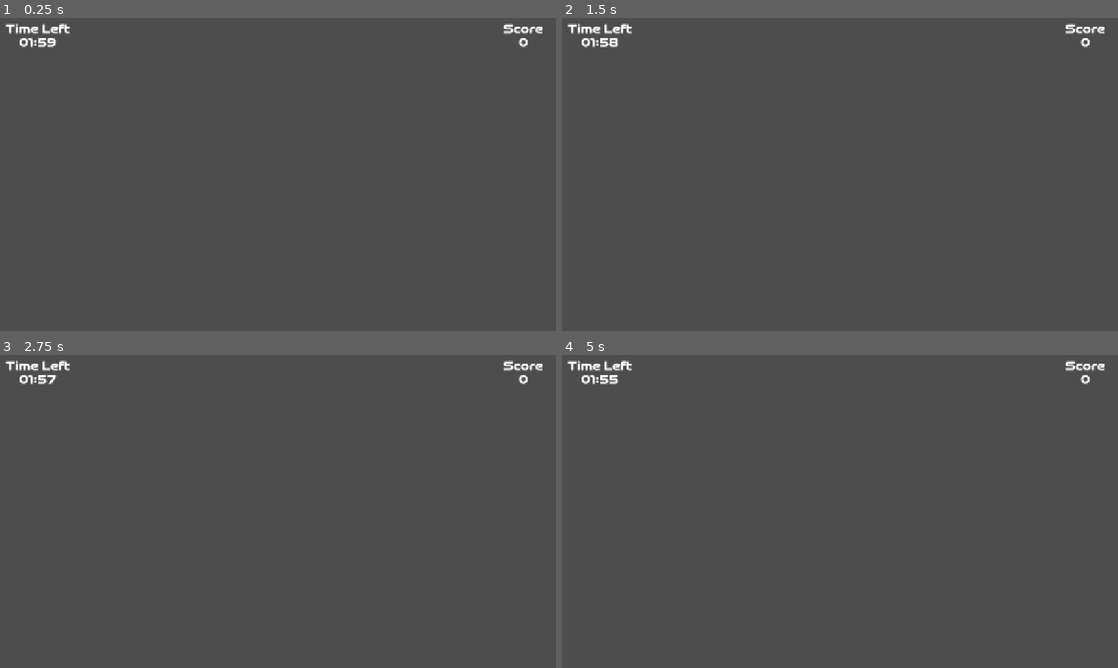
Above: before the commit, frames 1-4 (two rows, left to right).
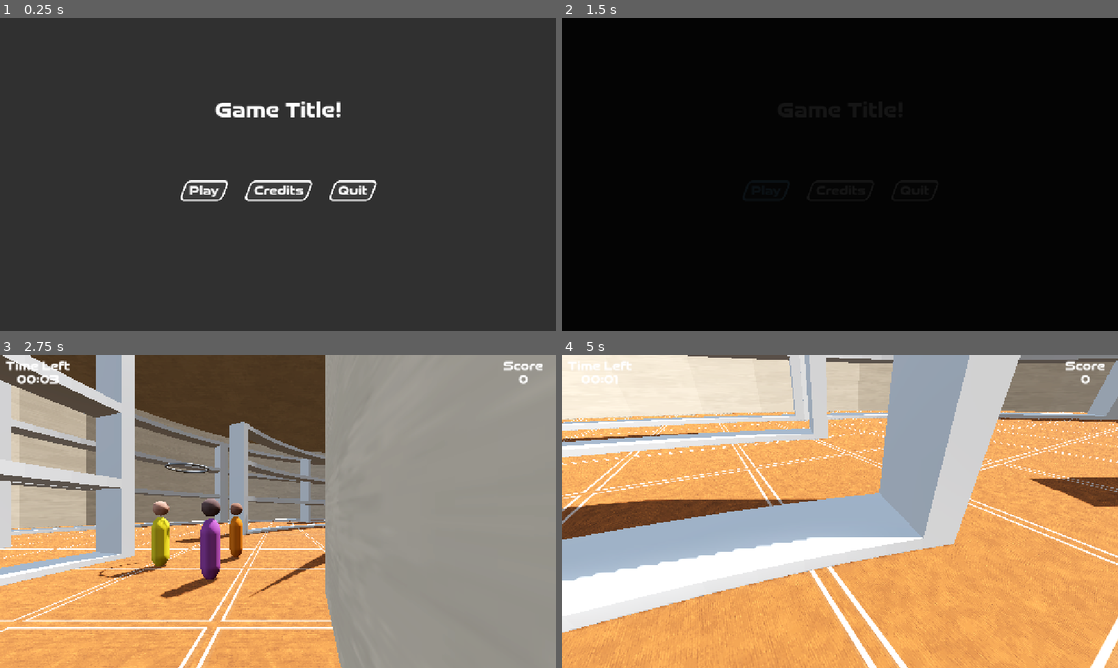
Above: after the commit, the same moments.

Repository: cjpugs/GMTK-Jam-25
Game: Godot game, scene res://scenes/user-interface/main_menu.tscn
Two runs of this game, one before a commit and one after it. Both use one fixed random seed, a clock stepped at 60 frames per second and the inputs below. Before the commit the project starts from res://scenes/user-interface/game_ui.tscn.
Inputs (mouse positions are in pixels of both pictures, inside the frame that each line leads up to):
- Up to frame 1 (0.25 s): no input
- Up to frame 2 (1.5 s): click (840, 190) at 0.5 s, where only the run after the commit has a clickable "Credits"; click (767, 190) at 1.25 s, where only the run after the commit has a clickable "Play"
- Up to frame 3 (2.75 s): move the mouse to (400, 495) at 2.02 s; hold Right (move_right) from 2.03 s (still down); click (400, 495) at 2.1 s
- Up to frame 4 (5 s): move the mouse to (728, 527) at 2.77 s; release Right (move_right) at 2.78 s; hold Down (move_back) 2.78-3.53 s; click (728, 527) at 2.85 s; tap Enter at 3.5 s; move the mouse to (895, 442) at 3.52 s; hold Right (move_right) 3.53-4.28 s; click (895, 442) at 3.6 s; move the mouse to (812, 574) at 4.27 s; hold Up (move_forward) from 4.28 s (still down); click (812, 574) at 4.35 s

The runs differ from the first frame. In frame 1, 99% of the frame differs, in the area x 0-100%, y 0-100%; in frame 2, 100%; in frame 3, 97%; in frame 4, 99%.

Commit message:
fixed mouse ui stuff and added game ui to test scene

Diff:
--- a/project.godot
+++ b/project.godot
@@ -11,7 +11,7 @@
 [application]
 
 config/name="GMTK-Jam-25"
-run/main_scene="uid://bnmn4sf2cl2s7"
+run/main_scene="uid://bfphjw3bk300o"
 config/features=PackedStringArray("4.4", "Forward Plus")
 config/icon="res://icon.svg"
 
--- a/scenes/levels/test-level.tscn
+++ b/scenes/levels/test-level.tscn
@@ -1,10 +1,11 @@
-[gd_scene load_steps=10 format=3 uid="uid://cs1jpi12r1ya"]
+[gd_scene load_steps=11 format=3 uid="uid://cs1jpi12r1ya"]
 
 [ext_resource type="PackedScene" uid="uid://yo167f7iyygr" path="res://scenes/player/player.tscn" id="1_tny1j"]
 [ext_resource type="Script" uid="uid://y3d2gahq05fi" path="res://scenes/levels/test_level.gd" id="1_xcg81"]
 [ext_resource type="PackedScene" uid="uid://bavk5pw8cq6lh" path="res://scenes/levels/store.tscn" id="2_er0ob"]
 [ext_resource type="PackedScene" uid="uid://b4se3yrsxenvf" path="res://scenes/obstacles/security_guard.tscn" id="4_ck1ti"]
 [ext_resource type="PackedScene" uid="uid://cnmcblse6n4sp" path="res://scenes/obstacles/customer.tscn" id="4_q4av7"]
+[ext_resource type="PackedScene" uid="uid://bnmn4sf2cl2s7" path="res://scenes/user-interface/game_ui.tscn" id="6_npghq"]
 
 [sub_resource type="ProceduralSkyMaterial" id="ProceduralSkyMaterial_tny1j"]
 sky_horizon_color = Color(0.662243, 0.671743, 0.686743, 1)
@@ -55,3 +56,5 @@
 
 [node name="Customer3" parent="." instance=ExtResource("4_q4av7")]
 transform = Transform3D(1, 0, 0, 0, 1, 0, 0, 0, 1, -32.9567, 9.53674e-07, -6.68702)
+
+[node name="GameUI" parent="." instance=ExtResource("6_npghq")]
--- a/scenes/user-interface/credits.gd
+++ b/scenes/user-interface/credits.gd
@@ -1,7 +1,7 @@
 extends Control
 
 func _ready() -> void:
-	pass
+	Input.set_mouse_mode(Input.MOUSE_MODE_VISIBLE)
 
 
 
--- a/scenes/user-interface/game_over.gd
+++ b/scenes/user-interface/game_over.gd
@@ -3,6 +3,7 @@
 func _ready() -> void:
 	$CanvasLayer/GridContainer/ScoreAmount.text = str(Globals.score)
 	$CanvasLayer/GridContainer/ItemsAmount.text = str(Globals.items_grabbed)
+	Input.set_mouse_mode(Input.MOUSE_MODE_VISIBLE)
 
 func _on_play_again_pressed() -> void:
 	TransitionScreen.change_scene("res://scenes/levels/test-level.tscn")
--- a/scenes/user-interface/game_ui.tscn
+++ b/scenes/user-interface/game_ui.tscn
@@ -14,6 +14,7 @@
 anchor_bottom = 1.0
 grow_horizontal = 2
 grow_vertical = 2
+mouse_filter = 2
 script = ExtResource("1_727f8")
 
 [node name="CanvasLayer" type="CanvasLayer" parent="."]
@@ -75,7 +76,7 @@
 horizontal_alignment = 1
 
 [node name="Countdown" type="Timer" parent="."]
-wait_time = 120.0
+wait_time = 5.0
 one_shot = true
 autostart = true
 
--- a/scenes/user-interface/main_menu.gd
+++ b/scenes/user-interface/main_menu.gd
@@ -1,7 +1,7 @@
 extends Control
 
 func _ready() -> void:
-	pass
+	Input.set_mouse_mode(Input.MOUSE_MODE_VISIBLE)
 
 func _on_play_pressed() -> void:
 	TransitionScreen.change_scene("res://scenes/levels/test-level.tscn")
